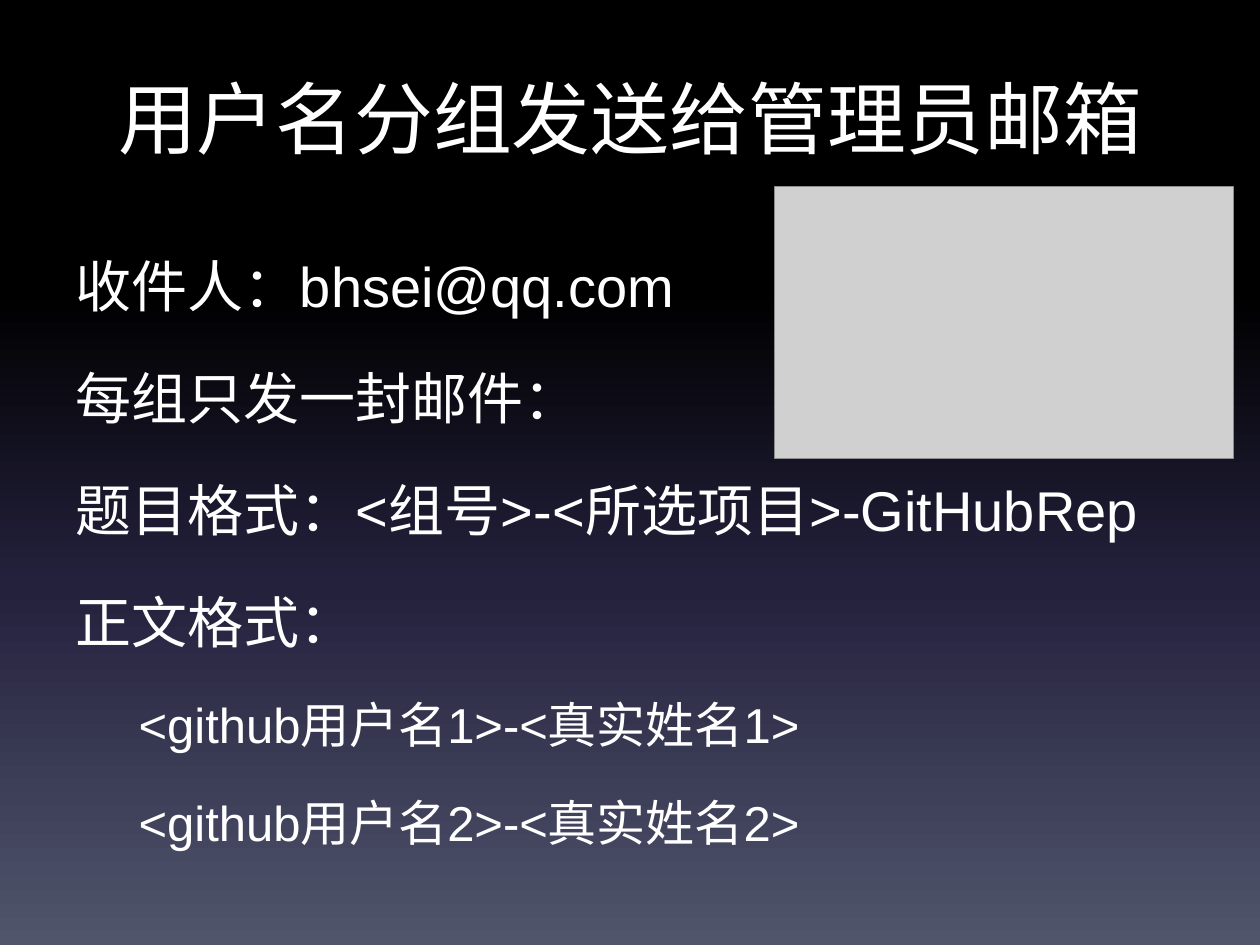
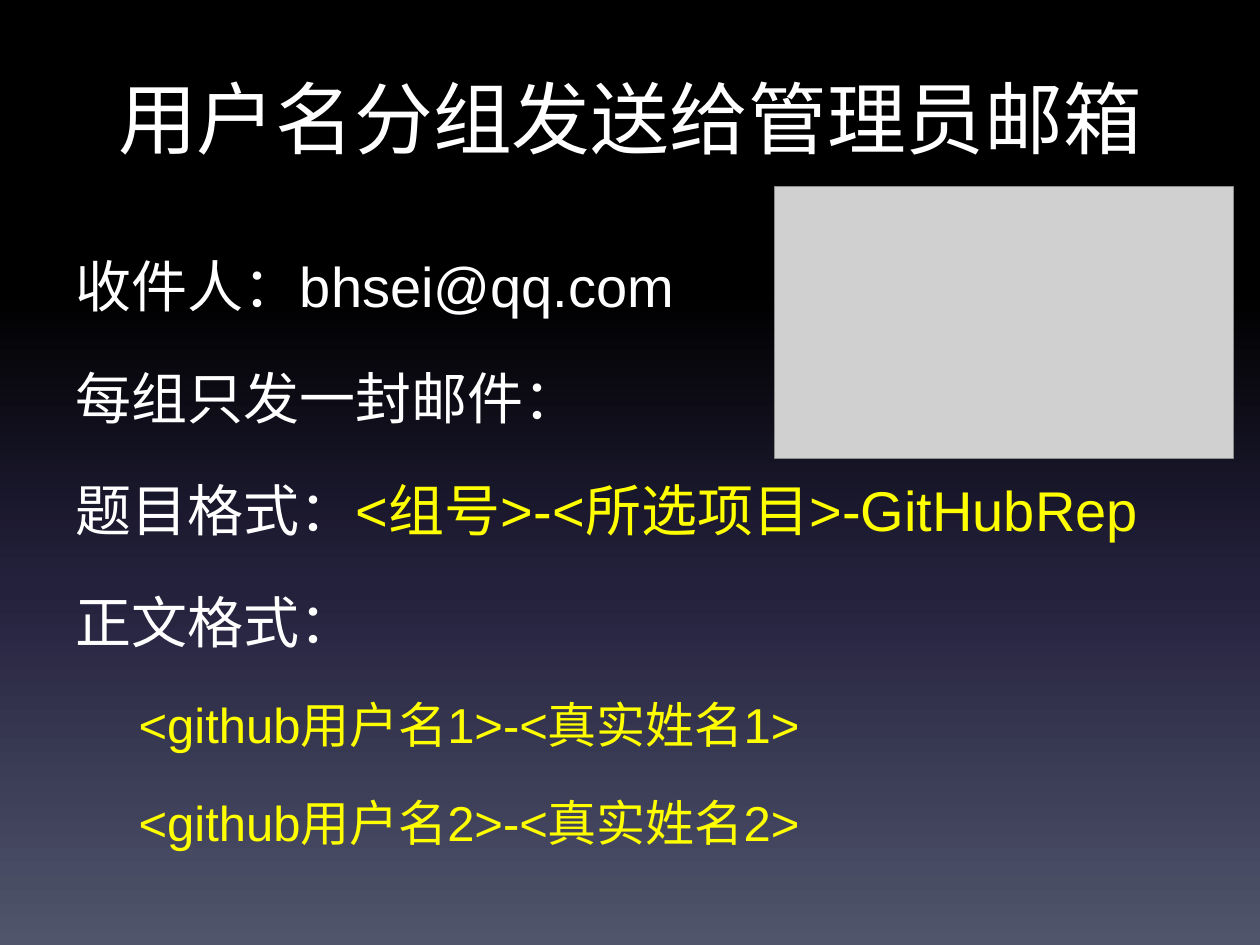
Before and after one commit to bhsei/ppt, a slide deck: slide 9 of 工具介绍和制品管理.pptx (slide 5 before the commit). Drawn at 1260x945 pixels with LibreOffice and Linux fonts; fonts in the diff are those of the drawing; grey boxes stand for pictures. Boxes give left, top, right and bottom in pixels: in the first picture for what was removed or moved away, otherwise in the second. Text is boxed around its words. In the diff, an @@ line names an element or a change of style, - is before the commit and + after.

Commit message:
2-ppt添加项目管理

```diff
--- a/工具介绍和制品管理.pptx
+++ b/工具介绍和制品管理.pptx
@@ text at (x1=76, y1=484, x2=1138, y2=851): text colour #FFFFFF to #FFFF00 in "题目格式：<组号>-<所选项目>-GitHubRep", "<github用户名1>-<真实姓名1>", "<github用户名2>-<真实姓名2>" @@
```
Also in this commit, not shown: 3 other slides changed, 4 slides added.
